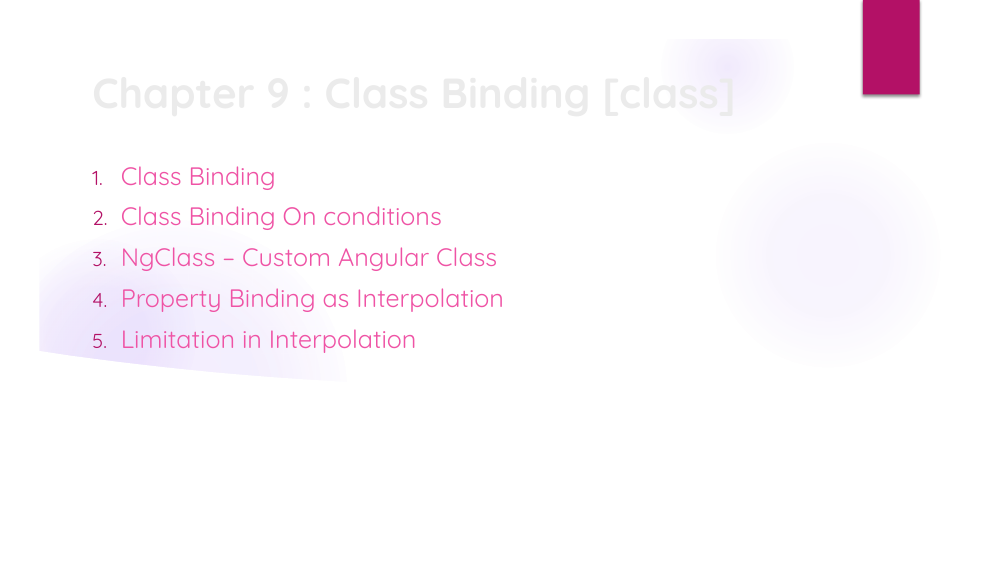
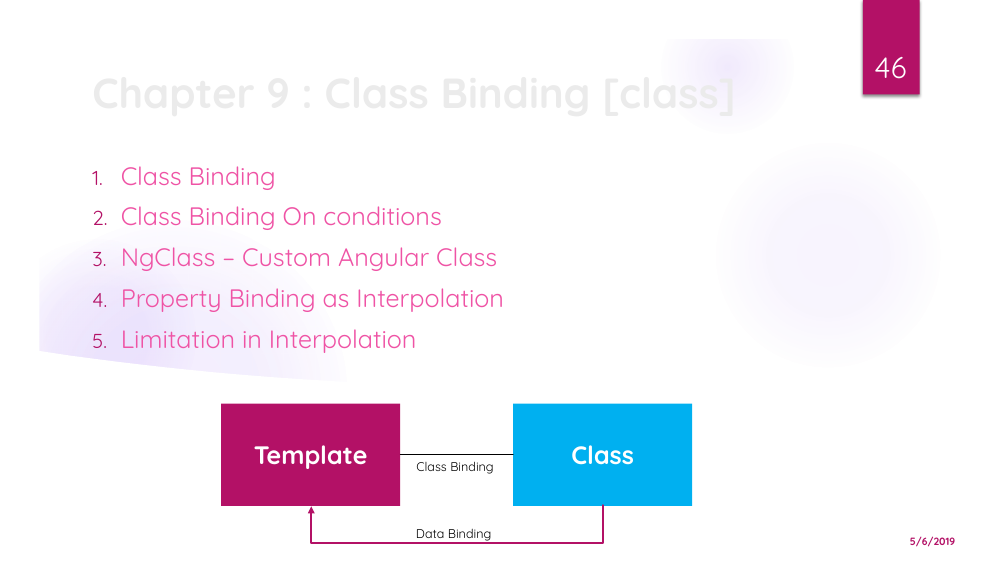
Before and after one commit to monicka2479/AngularSession, a slide deck: slide 46 of Angular Presentation.pptx. Drawn at 1008x567 pixels with LibreOffice and Linux fonts; fonts in the diff are those of the drawing; background and template pictures are left out. Boxes give left, top, right and bottom in pixels: in the first picture for what was removed or moved away, otherwise in the second. Text is boxed around its words. In the diff, an @@ line names an element or a change of style, - is before the commit and + after.

Commit message:
Aded Event Binding and Template Reference Variable

```diff
--- a/Angular Presentation.pptx
+++ b/Angular Presentation.pptx
@@ page number added at box(874, 57, 906, 79), 28 pt, text #FFFFFF @@
+46
@@ rectangle added at box(222, 404, 401, 506), fill #B31166, 24 pt, text #FFFFFF, bold @@
+Template
@@ rectangle added at box(513, 404, 693, 506), fill #00B0F0, 24 pt, text #FFFFFF, bold @@
+Class
@@ line added from (400, 454) to (513, 454), #000000 0.75 pt @@
@@ text added at box(416, 461, 493, 474), 12 pt, text #000000 @@
+Class Binding
@@ elbow arrow added from (603, 505) to (312, 507), #B31166 2.25 pt @@
@@ text added at box(416, 529, 491, 543), 12 pt, text #000000 @@
+Data Binding
@@ text added at box(910, 536, 955, 547), 10 pt, text #B31166, bold @@
+5/6/2019
```
Also in this commit, not shown: 48 other slides changed, 7 slides added.
